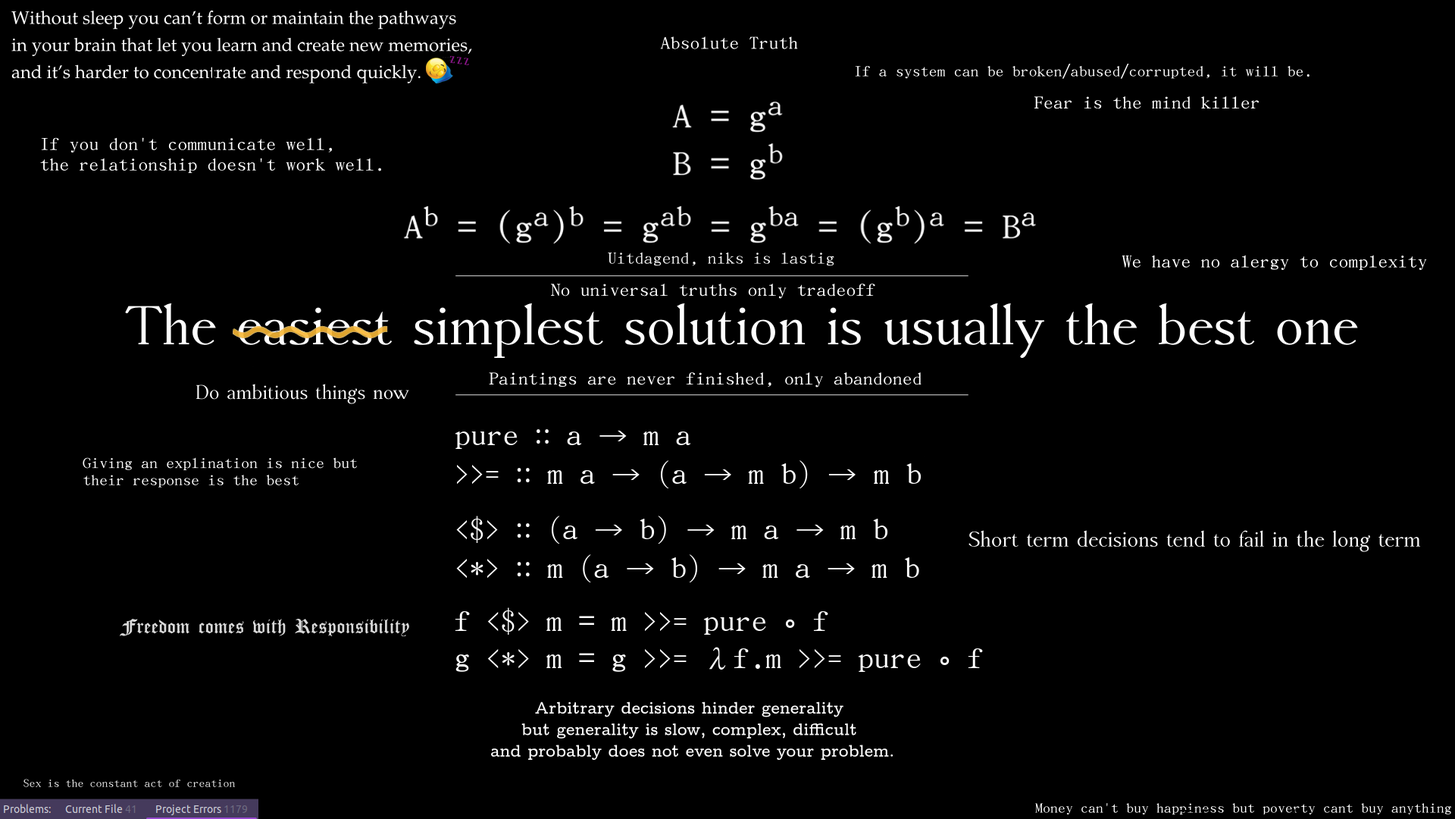
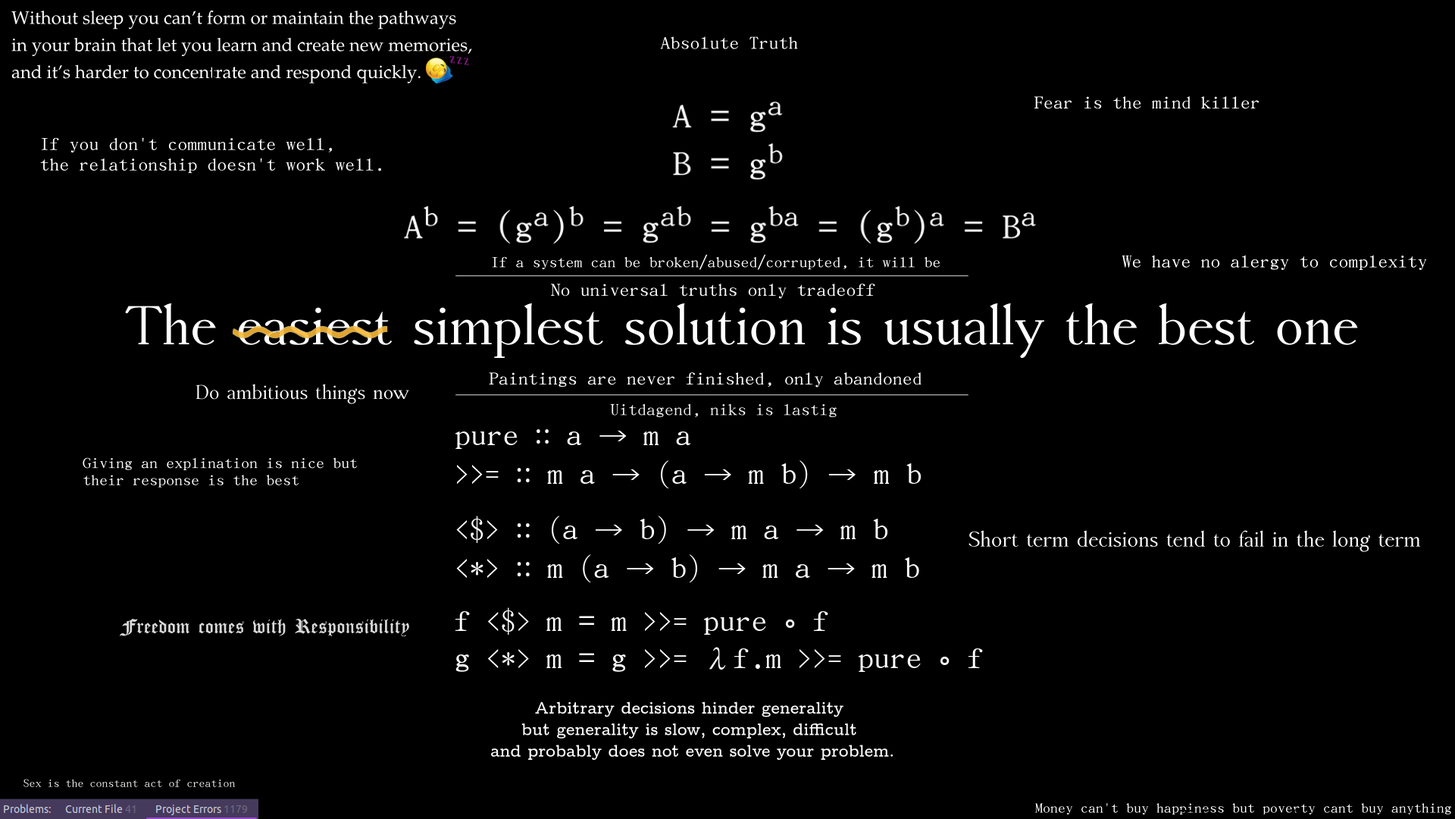
Layer changes from the first w=1455, h=819 image to the second:
painted on "Vectorlaag 1" over (610, 403, 837, 418)
painted on "Tekenlaag 3 (geplakt)" over (491, 62, 1310, 418)
painted on "monads big" over (610, 403, 837, 418)
painted on "sleep + arbitrary hinders" over (491, 62, 1310, 418)
painted on "background" over (491, 62, 1310, 418)
